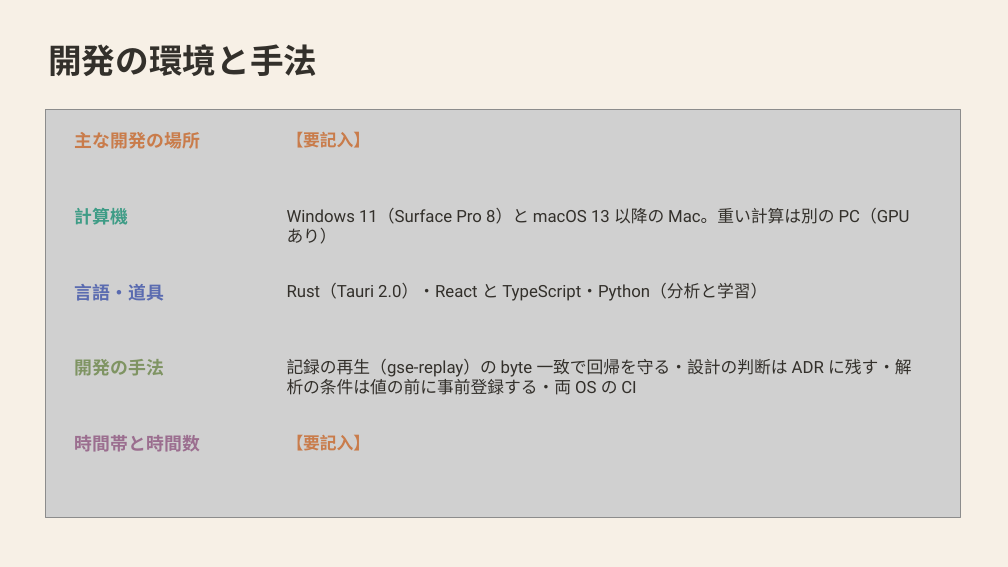
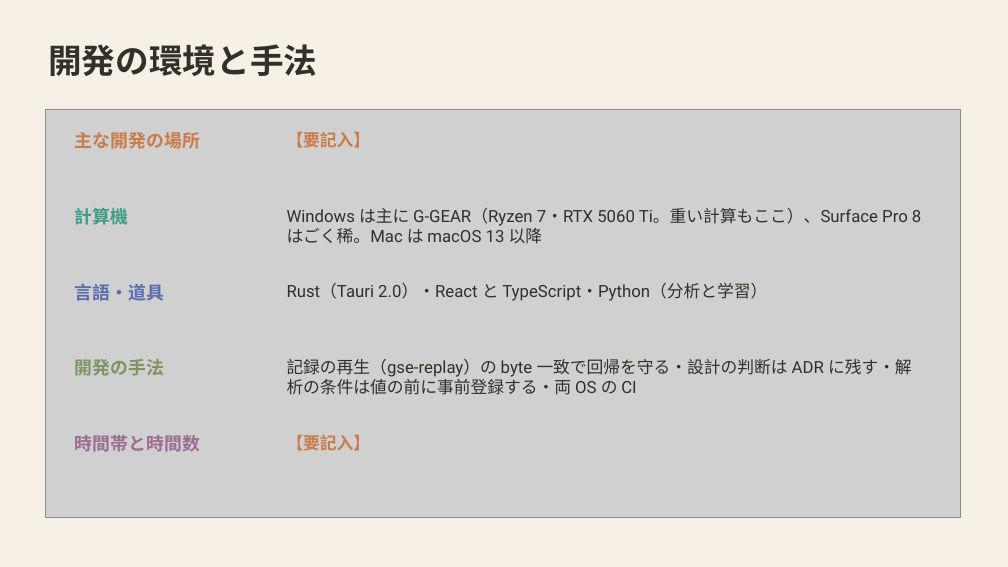
Before and after one commit to mikotomiura/GSE-prototype, a slide deck: slide 16 of docs/slides/project-overview/GSE_project_detail.pptx. Drawn at 1008x567 pixels with LibreOffice and Linux fonts; fonts in the diff are those of the drawing; grey boxes stand for pictures. Boxes give left, top, right and bottom in pixels: in the first picture for what was removed or moved away, otherwise in the second. Text is boxed around its words. In the diff, an @@ line names an element or a change of style, - is before the commit and + after.

```diff
--- a/docs/slides/project-overview/GSE_project_detail.pptx
+++ b/docs/slides/project-overview/GSE_project_detail.pptx
@@ text at (287,208,921,244): text changed @@
-Windows 11（Surface Pro 8）と macOS 13 以降の Mac。重い計算は別の PC（GPU あり）
+Windows は主に G-GEAR（Ryzen 7・RTX 5060 Ti。重い計算もここ）、Surface Pro 8 はごく稀。Mac は macOS 13 以降
```
Also in this commit, not shown: 3 other files.
